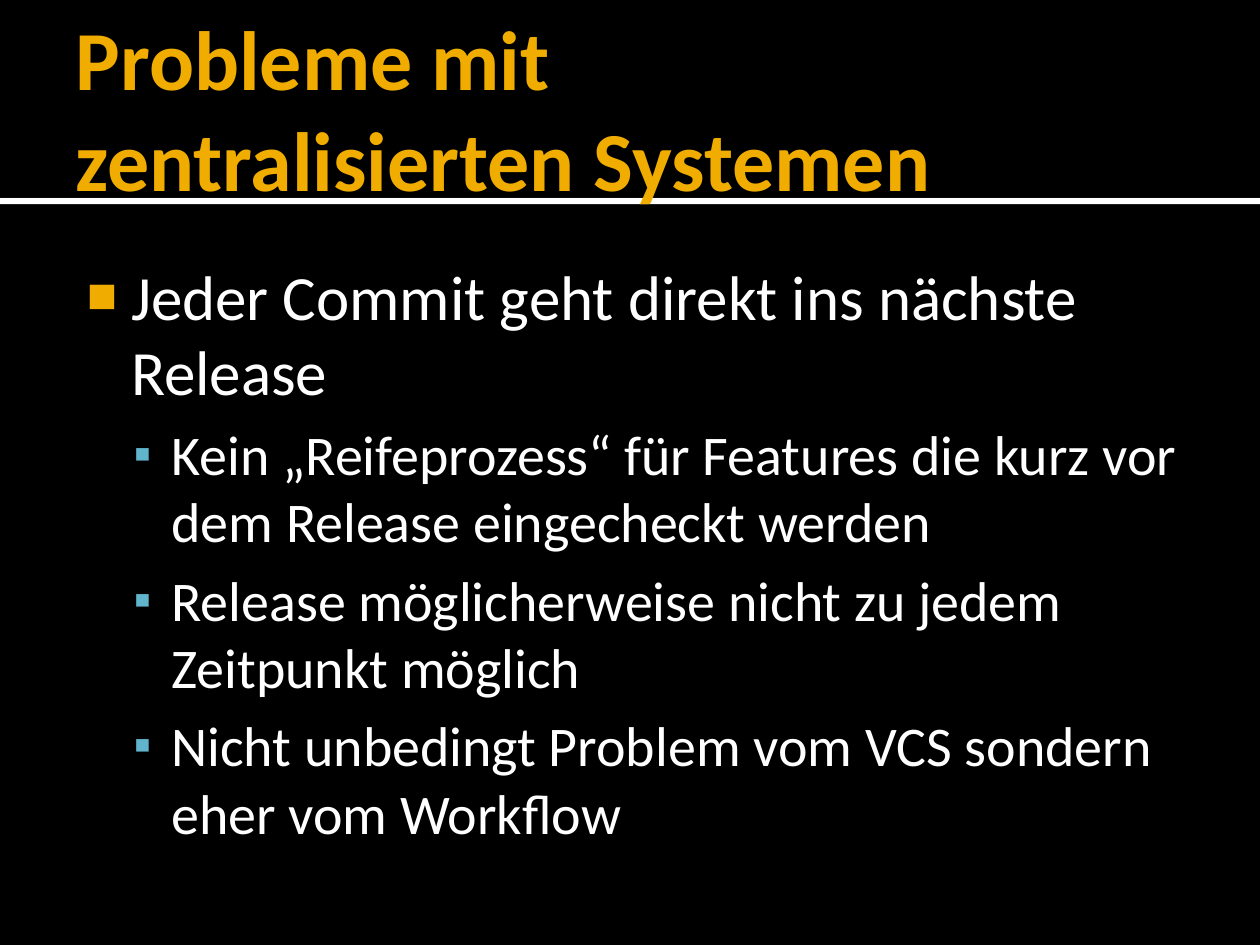
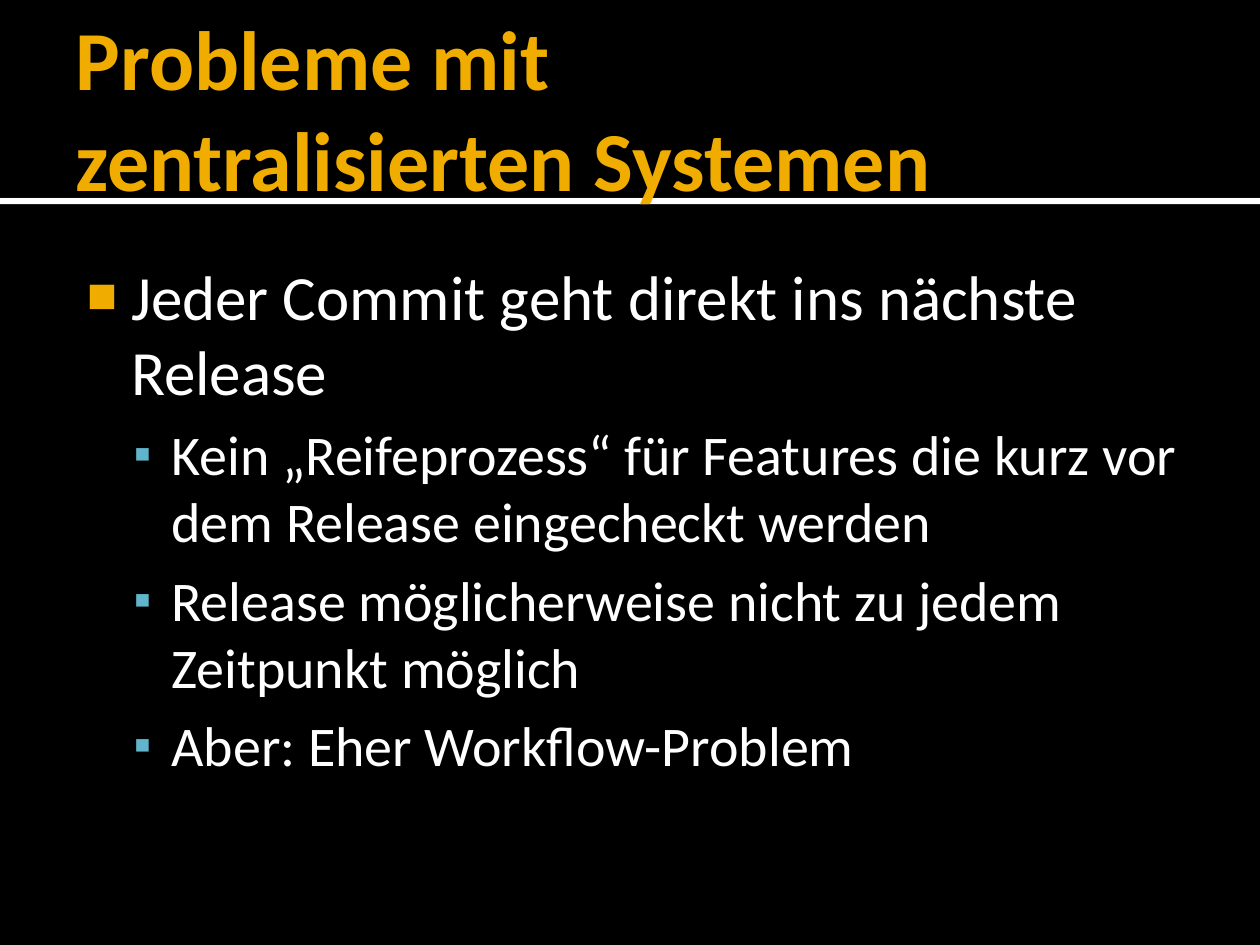
Before and after one commit to forki/GitTalk, a slide deck: slide 6 of GitTalk.pptx. Drawn at 1260x945 pixels with LibreOffice and Linux fonts; fonts in the diff are those of the drawing. Boxes give left, top, right and bottom in pixels: in the first picture for what was removed or moved away, otherwise in the second. Text is boxed around its words. In the diff, an @@ line names an element or a change of style, - is before the commit and + after.

```diff
--- a/GitTalk.pptx
+++ b/GitTalk.pptx
@@ text at bbox=[171, 727, 854, 767]: text changed @@
-  ▪ Nicht unbedingt Problem vom VCS sondern eher vom Workflow
+  ▪ Aber: Eher Workflow-Problem
```
Also in this commit, not shown: 3 other slides changed.
